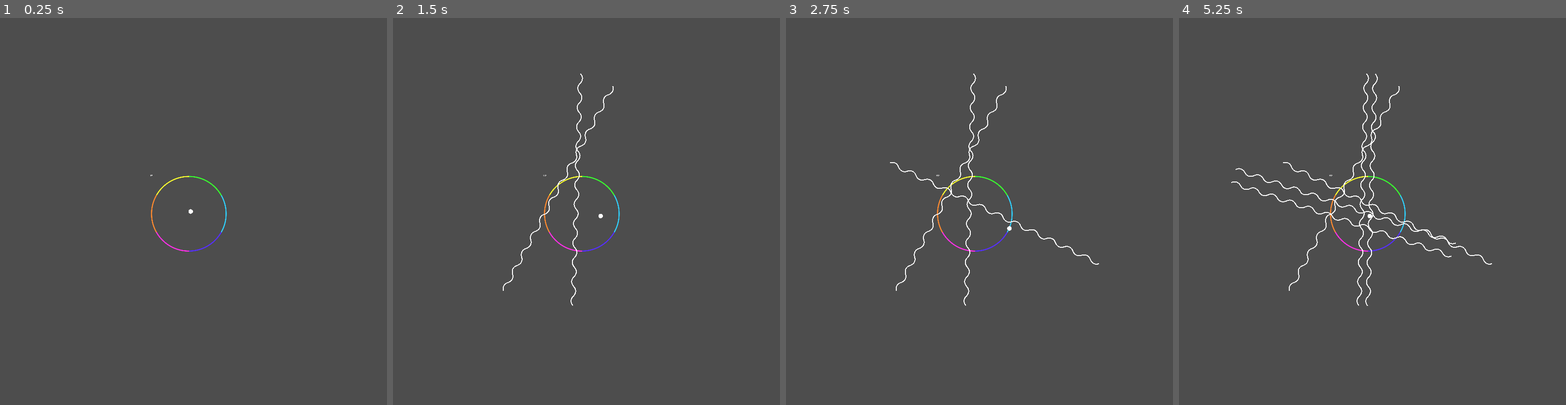
Above: before the commit, frames 1-4 (left to right).
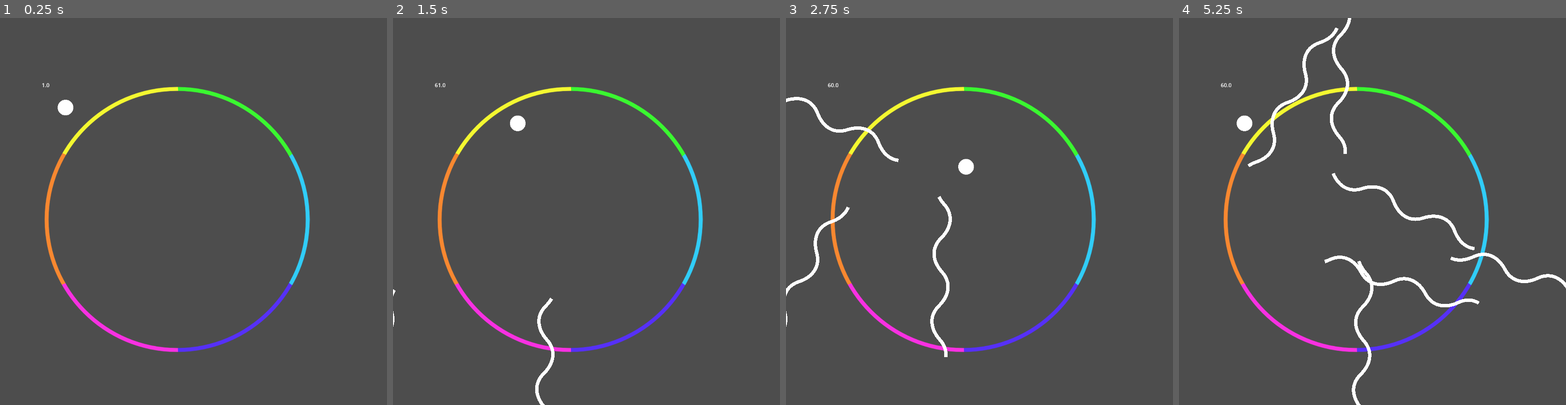
Above: after the commit, the same moments.

Repository: viywolf/Game-Off-2025
Game: Godot game, scene res://scenes/main.tscn
Same seed, same stepped clock (60 frames per second), same inputs: the game is played once before the commit and once after it.
Inputs:
- Up to frame 1 (0.25 s): no input
- Up to frame 2 (1.5 s): tap Enter (ui_accept) at 0.5, 0.77 s; hold D (right) 0.53-1.28 s; hold S (down) from 1.28 s (still down)
- Up to frame 3 (2.75 s): tap Enter (ui_accept) at 1.52 s; release S (down) at 2.03 s; hold D (right) from 2.03 s (still down)
- Up to frame 4 (5.25 s): release D (right) at 2.78 s; hold W (up) 2.78-3.53 s; tap Enter (ui_accept) at 3.02, 3.77, 4.52 s; hold A (left) 3.53-5.03 s; hold S (down) from 5.03 s (still down)

The runs differ from the first frame. In frame 1, 2.7% of the frame differs, in the area x 10-81%, y 16-87%; in frame 2, 3.4%; in frame 3, 4.2%; in frame 4, 5.8%, in the area x 10-100%, y 0-100%.

Commit message:
FIANLY got the wave working
Thanks a lot, comment on documentation from a year ago

Diff:
--- a/scenes/main.tscn
+++ b/scenes/main.tscn
@@ -1,20 +1,16 @@
-[gd_scene load_steps=4 format=3 uid="uid://c73617xoavmr2"]
+[gd_scene load_steps=3 format=3 uid="uid://c73617xoavmr2"]
 
 [ext_resource type="PackedScene" uid="uid://s7yxjkky0pop" path="res://scenes/window.tscn" id="1_0wfyh"]
-[ext_resource type="PackedScene" uid="uid://7s2njiex250w" path="res://scenes/player.tscn" id="2_sugp2"]
 [ext_resource type="Script" uid="uid://rkcht5iv0eth" path="res://scripts/label.gd" id="3_sugp2"]
 
 [node name="Main" type="Node2D"]
 
 [node name="Camera2D" type="Camera2D" parent="."]
 position = Vector2(448, 385)
-zoom = Vector2(0.2, 0.2)
+zoom = Vector2(0.7, 0.7)
 
 [node name="Window" parent="." instance=ExtResource("1_0wfyh")]
 position = Vector2(70, 78)
-
-[node name="Player" parent="Window" instance=ExtResource("2_sugp2")]
-position = Vector2(349, 307)
 
 [node name="Label" type="Label" parent="."]
 offset_right = 40.0
--- a/scenes/player.tscn
+++ b/scenes/player.tscn
@@ -30,4 +30,7 @@
 [node name="CollisionShape2D" type="CollisionShape2D" parent="Area2D"]
 shape = SubResource("CircleShape2D_g2els")
 
+[node name="CollisionShape2D" type="CollisionShape2D" parent="."]
+shape = SubResource("CircleShape2D_g2els")
+
 [connection signal="area_entered" from="Area2D" to="." method="_on_area_2d_area_entered"]
--- a/scenes/wave.tscn
+++ b/scenes/wave.tscn
@@ -11,8 +11,12 @@
 
 [node name="Area2D" type="Area2D" parent="."]
 
+[node name="Outline" type="Line2D" parent="Area2D"]
+width = 1.0
+default_color = Color(0.6603771, 0.40422592, 0.57393855, 1)
+
 [node name="CollisionPolygon2D" type="CollisionPolygon2D" parent="Area2D"]
-position = Vector2(-1, 0)
-polygon = PackedVector2Array(846.3867, 21.972656, 876.75323, 16.685486, 908.59375, -7.03125, 954.6509, -22.155762, 981.34766, -14.355469, 1018.45703, 13.183594, 1058.9248, 21.794128, 1085.9788, 11.549377, 1124.5239, -16.149902, 1163.2813, -21.09375, 1190.6372, -8.239746, 1231.25, 18.75, 1267.7109, 20.02716, 1300, 0, 1318.457, -3.1835938, 1281.3477, 24.355469, 1254.6509, 32.15576, 1208.5938, 17.03125, 1176.7532, -6.685486, 1146.3867, -11.972656, 1102.2461, 7.9492188, 1072.2046, 28.566895, 1038.562, 30.76416, 1000, 10, 967.7109, -10.027161, 931.25, -8.75, 890.6372, 18.239746, 863.28125, 31.09375)
+polygon = PackedVector2Array(100, 0, 0, 0, 0, -50, 100, -50)
 
 [connection signal="area_entered" from="Area2D" to="." method="_on_area_2d_area_entered"]
+[connection signal="body_entered" from="Area2D" to="." method="_on_area_2d_body_entered"]
--- a/scenes/window.tscn
+++ b/scenes/window.tscn
@@ -1,9 +1,10 @@
-[gd_scene load_steps=8 format=3 uid="uid://s7yxjkky0pop"]
+[gd_scene load_steps=9 format=3 uid="uid://s7yxjkky0pop"]
 
 [ext_resource type="Script" uid="uid://dj621pfik712u" path="res://scripts/spawnpoint.gd" id="1_oya5r"]
 [ext_resource type="Script" uid="uid://c3mb65ywblkkk" path="res://scripts/game_manager.gd" id="1_to7fh"]
 [ext_resource type="Texture2D" uid="uid://c8rlwxud5fagx" path="res://sprites/circle_border.png" id="2_qnju7"]
 [ext_resource type="Script" uid="uid://bmuce2fdkgria" path="res://scripts/wave_spawnpoint.gd" id="5_ato5p"]
+[ext_resource type="PackedScene" uid="uid://7s2njiex250w" path="res://scenes/player.tscn" id="5_syahi"]
 
 [sub_resource type="CanvasItemMaterial" id="CanvasItemMaterial_qnju7"]
 light_mode = 1
@@ -54,3 +55,5 @@
 
 [node name="AllWaves" type="Node2D" parent="WavePath2D"]
 position = Vector2(1200, -10)
+
+[node name="Player" parent="." instance=ExtResource("5_syahi")]
--- a/scripts/wave.gd
+++ b/scripts/wave.gd
@@ -9,8 +9,8 @@
 @export var speed : float = 0
 @export var delete_self : bool = false
 @export var percentage_start : float = 0.0
-@export var percentage_shown : float = 1.0
-@export var curve_progress_speed : float = 0.0
+@export var percentage_shown : float = 0.2
+@export var curve_progress_speed : float = 0.1
 
 @onready var new_curve = Curve2D.new()
 
@@ -21,15 +21,17 @@
 	$Area2D.transform = $Wave.transform
 	draw_wave()
 
-func _process(delta: float) -> void:
+func _physics_process(delta: float) -> void:
 	percentage_start += curve_progress_speed * delta
 	percentage_shown += curve_progress_speed * delta
-	draw_wave()
-	velocity = self.transform.x * speed * delta
-	move_and_slide()
+	#velocity = self.transform.x * speed * delta
+	#move_and_slide()
 	if(percentage_start == 1): delete_self = true
 	if(delete_self == true):
 		queue_free()
+	draw_wave()
+	if($Area2D.overlaps_area(get_node("/root/Main/Window/Player/Area2D"))):
+		print("overlapping")
 
 func draw_wave() -> void:
 	$Wave.points.clear()
@@ -47,22 +49,21 @@
 			$Wave.add_point(curved_points[i])
 		else: pass
 	# Make collision shape
+	#"""
 	var temp_points_array : PackedVector2Array = $Wave.points.duplicate()
 	var temp_array2 : PackedVector2Array
 	# Half the number
 	for i in range(temp_points_array.size()):
-		if(i%6 == 0):
+		if(i%2 == 0):
 			temp_array2.append(temp_points_array[i])
 	# Reverse it so the points start from the end point of the previous collisions so
 	# collision lines do not cross
 	temp_points_array.reverse()
 	# Half the number again before adding it to arr2
 	for i in range(temp_points_array.size()):
-		if(i%6 == 0):
+		if(i%2 == 0):
 			# Add to the y value of every point to avoid collisions and close the polygon
 			temp_array2.append(temp_points_array[i] + Vector2(0,10))
 	$Area2D/CollisionPolygon2D.polygon = temp_array2
-
-
-func _on_area_2d_area_entered(area: Area2D) -> void:
-	print(str(area) + " touched from wave")
+	#"""
+	#$Area2D/Outline.points = $Area2D/CollisionPolygon2D.polygon
